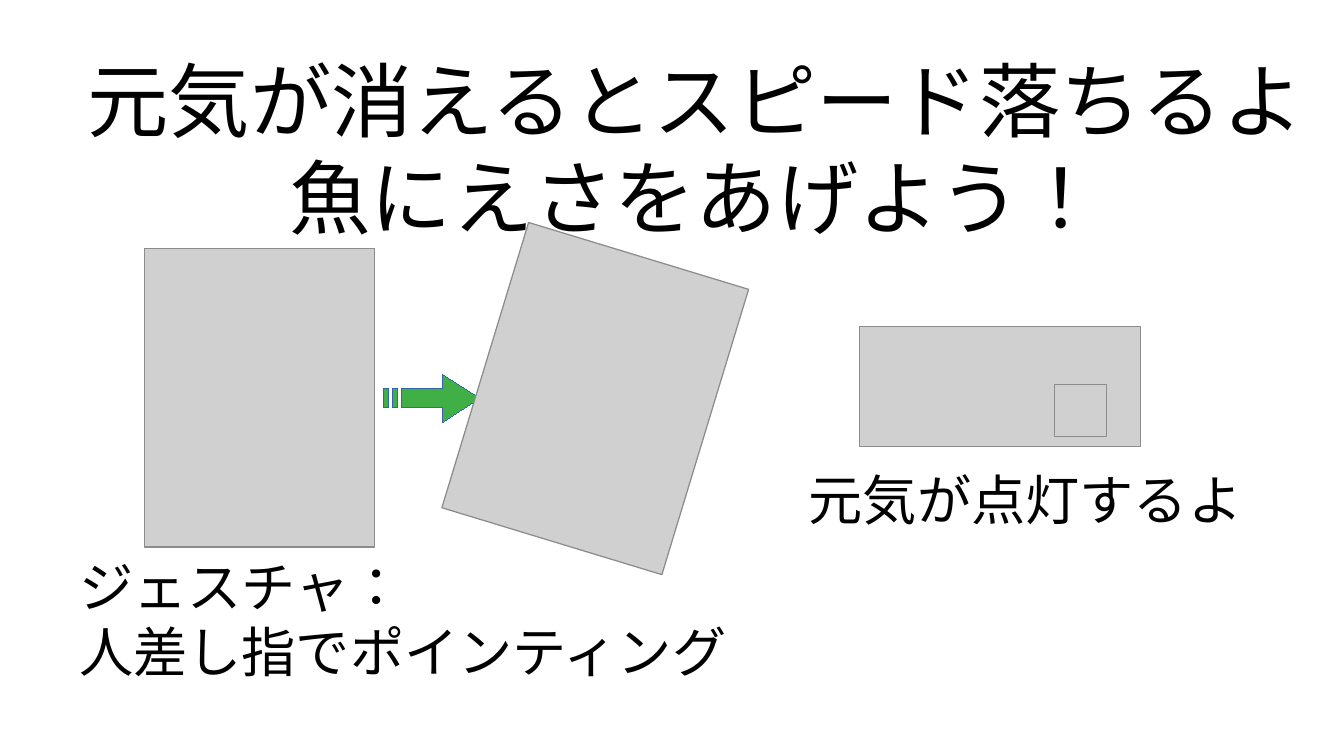
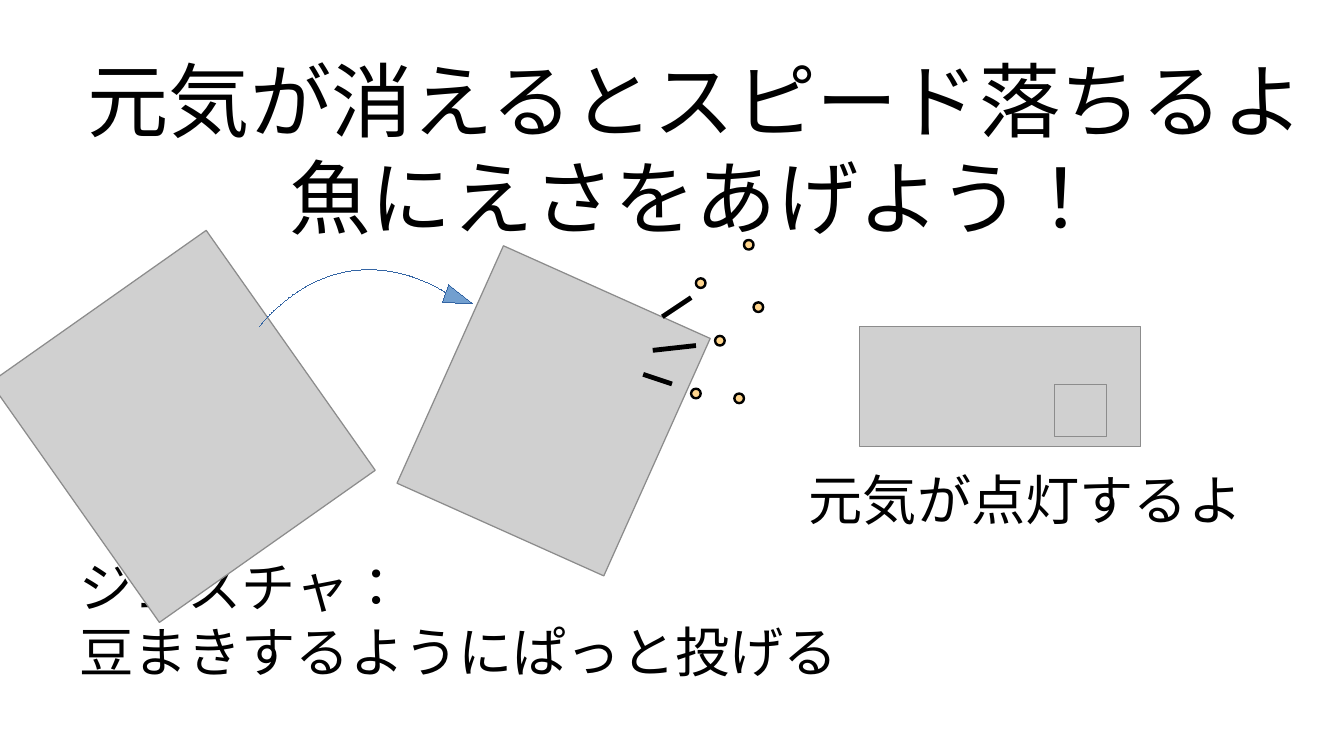
Before and after one commit to mimisukeMaster/OsakanaFlock, a slide deck: slide 5 of Assets/GameImages/StartInstructionImg/StartInstruction.odp. Drawn at 1344x756 pixels with LibreOffice and Linux fonts; fonts in the diff are those of the drawing; grey boxes stand for pictures. Boxes give left, top, right and bottom in pixels: in the first picture for what was removed or moved away, otherwise in the second. Text is boxed around its words. In the diff, an @@ line names an element or a change of style, - is before the commit and + after.

```diff
--- a/Assets/GameImages/StartInstructionImg/StartInstruction.odp
+++ b/Assets/GameImages/StartInstructionImg/StartInstruction.odp
@@ picture at (0,230,376,623): rotation 0 to 324 degrees @@
@@ picture at (397,246,710,575): rotation 16 to 24 degrees @@
@@ ellipse added at (744,240,754,250), fill #FFD58D, outline #000000 1.42 pt @@
@@ freeform shape added at (260,270,449,326), outline #3465A4 0 pt @@
@@ flow chart extract added at (443,285,477,313), fill #729FCF, outline #3465A4 0 pt @@
@@ line added from (662, 317) to (692, 298), #000000 2.83 pt @@
@@ ellipse added at (696,278,706,288), fill #FFD58D, outline #000000 1.42 pt @@
@@ ellipse added at (754,302,763,312), fill #FFD58D, outline #000000 1.42 pt @@
@@ line added from (652, 350) to (696, 345), #000000 2.83 pt @@
@@ ellipse added at (716,337,726,346), fill #FFD58D, outline #000000 1.42 pt @@
@@ freeform shape removed at (384,374,481,422) @@
@@ line added from (644, 374) to (672, 384), #000000 2.83 pt @@
@@ ellipse added at (692,389,701,399), fill #FFD58D, outline #000000 1.42 pt @@
@@ ellipse added at (734,394,744,404), fill #FFD58D, outline #000000 1.42 pt @@
@@ text at (79,616,838,677): text changed @@
-人差し指でポインティング
+豆まきするようにぱっと投げる
```
Also in this commit, not shown: 1 other slide changed, 20 other files.
